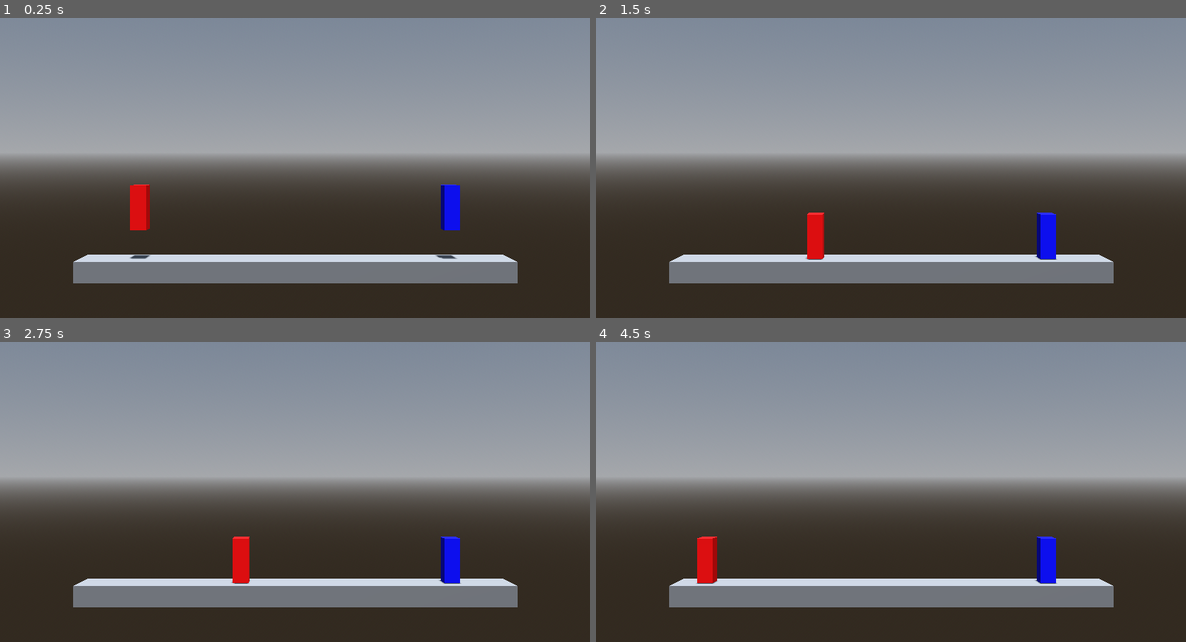
Above: before the commit, frames 1-4 (two rows, left to right).
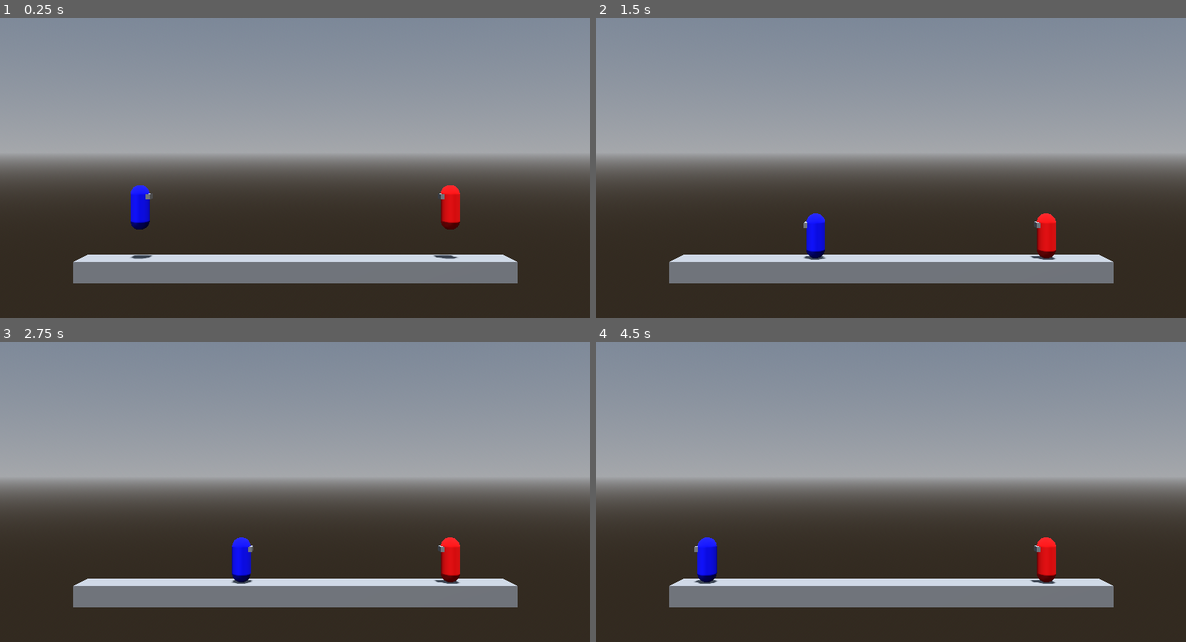
Above: after the commit, the same moments.

Repository: CocoMarck/SuperSmashTux
Game: Godot game, scene res://scenes/main.tscn
Two runs of this game, one before a commit and one after it. Both use one fixed random seed, a clock stepped at 60 frames per second and the inputs below.
Inputs:
- Up to frame 1 (0.25 s): no input
- Up to frame 2 (1.5 s): hold D 0.53-1.28 s; hold A from 1.28 s (still down)
- Up to frame 3 (2.75 s): release A at 2.03 s; hold D from 2.03 s (still down)
- Up to frame 4 (4.5 s): release D at 2.78 s; hold W 2.78-3.53 s; tap Enter at 3.5 s; hold A from 3.53 s (still down)

The runs differ from the first frame. In frame 1, 1.0% of the frame differs, in the area x 22-78%, y 55-81%; in frame 2, 1.0%; in frame 3, 1.0%; in frame 4, 1.1%, in the area x 16-79%, y 64-81%.

Commit message:
Double jump implemented in character

Diff:
--- a/prefabs/character.tscn
+++ b/prefabs/character.tscn
@@ -1,24 +1,36 @@
-[gd_scene load_steps=4 format=3 uid="uid://de4tgdk06il7y"]
+[gd_scene format=3 uid="uid://de4tgdk06il7y"]
 
-[ext_resource type="Script" path="res://scripts/character.gd" id="1_pkgsf"]
+[ext_resource type="Script" uid="uid://bpim6e053nk7s" path="res://scripts/character.gd" id="1_pkgsf"]
+[ext_resource type="Material" uid="uid://dn2jv3t2f4mog" path="res://materials/mat_blue.tres" id="2_v5mhf"]
+[ext_resource type="Material" uid="uid://d3u0maubo42gx" path="res://materials/mat_red.tres" id="3_hk8gb"]
 
-[sub_resource type="BoxMesh" id="BoxMesh_xr3lx"]
-size = Vector3(0.5, 1.42979, 0.5)
+[sub_resource type="CapsuleMesh" id="CapsuleMesh_v5mhf"]
+radius = 0.3
+height = 1.45
+
+[sub_resource type="BoxMesh" id="BoxMesh_fdm2o"]
+size = Vector3(0.3774414, 0.16884232, 0.28615934)
 
 [sub_resource type="CapsuleShape3D" id="CapsuleShape3D_ycn7k"]
-radius = 0.25
+radius = 0.3
 height = 1.45
 
-[node name="Character" type="CharacterBody3D"]
+[node name="Character" type="CharacterBody3D" unique_id=135555035]
 script = ExtResource("1_pkgsf")
+mat_player_1 = ExtResource("2_v5mhf")
+mat_player_2 = ExtResource("3_hk8gb")
 
-[node name="Pivot" type="Node3D" parent="."]
+[node name="Pivot" type="Node3D" parent="." unique_id=1810207224]
 
-[node name="CharacterMesh" type="MeshInstance3D" parent="Pivot"]
+[node name="CharacterMesh" type="MeshInstance3D" parent="Pivot" unique_id=411430807]
 transform = Transform3D(1, 0, 0, 0, 1, 0, 0, 0, 1, 0, -0.185107, 0)
-mesh = SubResource("BoxMesh_xr3lx")
+mesh = SubResource("CapsuleMesh_v5mhf")
 skeleton = NodePath("../..")
 
-[node name="CollisionShape3D" type="CollisionShape3D" parent="."]
+[node name="EyesMesh" type="MeshInstance3D" parent="Pivot" unique_id=781832674]
+transform = Transform3D(1, 0, 0, 0, 1, 0, 0, 0, 1, 0.0078125, 0.17419243, -0.21588704)
+mesh = SubResource("BoxMesh_fdm2o")
+
+[node name="CollisionShape3D" type="CollisionShape3D" parent="." unique_id=278873156]
 transform = Transform3D(1, 0, 0, 0, 1, 0, 0, 0, 1, 0, -0.181934, 0)
 shape = SubResource("CapsuleShape3D_ycn7k")
--- a/project.godot
+++ b/project.godot
@@ -16,7 +16,7 @@
 
 config/name="SuperSmashTux"
 run/main_scene="res://scenes/main.tscn"
-config/features=PackedStringArray("4.3", "Forward Plus")
+config/features=PackedStringArray("4.7", "Forward Plus")
 config/icon="res://icon.png"
 
 [dotnet]
--- a/scenes/main.tscn
+++ b/scenes/main.tscn
@@ -1,9 +1,7 @@
-[gd_scene load_steps=8 format=3 uid="uid://dkpng3ohg1ql1"]
+[gd_scene format=3 uid="uid://dkpng3ohg1ql1"]
 
 [ext_resource type="Environment" uid="uid://lit05fb87j4a" path="res://environments/env_game.tres" id="1_jpm03"]
 [ext_resource type="PackedScene" uid="uid://de4tgdk06il7y" path="res://prefabs/character.tscn" id="2_1gtf4"]
-[ext_resource type="Material" uid="uid://d3u0maubo42gx" path="res://materials/mat_red.tres" id="3_8xqmq"]
-[ext_resource type="Material" uid="uid://dn2jv3t2f4mog" path="res://materials/mat_blue.tres" id="4_gp5m7"]
 
 [sub_resource type="CameraAttributesPractical" id="CameraAttributesPractical_gl6un"]
 
@@ -13,40 +11,36 @@
 [sub_resource type="BoxMesh" id="BoxMesh_o7g8m"]
 size = Vector3(41.5372, 2, 4)
 
-[node name="Main" type="Node"]
+[node name="Main" type="Node" unique_id=1808081603]
 
-[node name="WorldEnvironment" type="WorldEnvironment" parent="."]
+[node name="WorldEnvironment" type="WorldEnvironment" parent="." unique_id=557515165]
 environment = ExtResource("1_jpm03")
 camera_attributes = SubResource("CameraAttributesPractical_gl6un")
 
-[node name="DirectionalLight3D" type="DirectionalLight3D" parent="."]
+[node name="DirectionalLight3D" type="DirectionalLight3D" parent="." unique_id=729570398]
 transform = Transform3D(0.999352, 1.13272e-08, 0.0359984, -0.0355169, 0.163008, 0.985985, -0.00586802, -0.986625, 0.162902, 0, 11.2912, 0)
 shadow_enabled = true
 
-[node name="CameraPivot" type="Marker3D" parent="."]
+[node name="CameraPivot" type="Marker3D" parent="." unique_id=1515645163]
 
-[node name="Camera3D" type="Camera3D" parent="CameraPivot"]
+[node name="Camera3D" type="Camera3D" parent="CameraPivot" unique_id=1767947065]
 transform = Transform3D(1, 0, 0, 0, 1, 0, 0, 0, 1, -0.0202149, 10.2384, 59.8373)
 fov = 30.0
 size = 25.418
 
-[node name="Ground" type="StaticBody3D" parent="."]
+[node name="Ground" type="StaticBody3D" parent="." unique_id=1443107689]
 transform = Transform3D(1, 0, 0, 0, 1, 0, 0, 0, 1, 0, -1, 0)
 
-[node name="CollisionShape3D" type="CollisionShape3D" parent="Ground"]
+[node name="CollisionShape3D" type="CollisionShape3D" parent="Ground" unique_id=1416835662]
 transform = Transform3D(1, 0, 0, 0, 1, 0, 0, 0, 1, -0.0167999, 0, 0)
 shape = SubResource("BoxShape3D_bkxvp")
 
-[node name="MeshInstance3D" type="MeshInstance3D" parent="Ground"]
+[node name="MeshInstance3D" type="MeshInstance3D" parent="Ground" unique_id=40893465]
 mesh = SubResource("BoxMesh_o7g8m")
 
-[node name="Player1" parent="." instance=ExtResource("2_1gtf4")]
+[node name="Player1" parent="." unique_id=563692053 instance=ExtResource("2_1gtf4")]
 transform = Transform3D(3, 0, 0, 0, 3, 0, 0, 0, 3, -15, 7.076, 0)
-mat_player_1 = ExtResource("3_8xqmq")
-mat_player_2 = ExtResource("4_gp5m7")
 
-[node name="Player2" parent="." instance=ExtResource("2_1gtf4")]
+[node name="Player2" parent="." unique_id=461376309 instance=ExtResource("2_1gtf4")]
 transform = Transform3D(3, 0, 0, 0, 3, 0, 0, 0, 3, 15, 7.076, 0)
 player_id = 1
-mat_player_1 = ExtResource("3_8xqmq")
-mat_player_2 = ExtResource("4_gp5m7")
--- a/scripts/character.gd
+++ b/scripts/character.gd
@@ -2,6 +2,9 @@
 
 # Enumeracion de IDs posibles de jugadores.
 enum PlayerId { PLAYER_1, PLAYER_2 }
+
+# Constantes del script.
+const MAX_JUMPS = 2
 
 # Propiedades publicas del script.
 @export var player_id : PlayerId
@@ -13,14 +16,18 @@
 
 # Propiedades privadas del script.
 var target_velocity = Vector3.ZERO
+var jump_count = 0
+var was_jumping = false
 
 func _ready() -> void:
-	# Cambiar el color del jugador dependiendo su ID.
+	# Inicializar el color y direccion del jugador dependiendo su ID.
 	match player_id:
 		PlayerId.PLAYER_1:
 			$Pivot/CharacterMesh.material_override = mat_player_1
+			$Pivot.basis = Basis.looking_at(Vector3.RIGHT)
 		PlayerId.PLAYER_2:
 			$Pivot/CharacterMesh.material_override = mat_player_2
+			$Pivot.basis = Basis.looking_at(Vector3.LEFT)
 
 # Funcion de procesamiento de fisicas. Tambien tiene metido el movimiento.
 func _physics_process(delta):
@@ -30,31 +37,40 @@
 	# Direcciones de movimiento y salto según el Id de jugador.
 	match player_id:
 		PlayerId.PLAYER_1:
-			if Input.is_key_pressed(KEY_D): # Derecha J1
+			if Input.is_physical_key_pressed(KEY_D): # Derecha J1
 				direction.x += 1
-			if Input.is_key_pressed(KEY_A): # Izquierda J1
+			if Input.is_physical_key_pressed(KEY_A): # Izquierda J1
 				direction.x -= 1
-			is_jumping = Input.is_key_pressed(KEY_W) # Salto J1
+			is_jumping = Input.is_physical_key_pressed(KEY_W) # Salto J1
 		PlayerId.PLAYER_2:
-			if Input.is_key_pressed(KEY_RIGHT): # Derecha J2
+			if Input.is_physical_key_pressed(KEY_RIGHT): # Derecha J2
 				direction.x += 1
-			if Input.is_key_pressed(KEY_LEFT): # Izquierda J2
+			if Input.is_physical_key_pressed(KEY_LEFT): # Izquierda J2
 				direction.x -= 1
-			is_jumping = Input.is_key_pressed(KEY_UP) # Salto J2
+			is_jumping = Input.is_physical_key_pressed(KEY_UP) # Salto J2
 
-	# Mover direccion visual plaeyer.
+	# Mover direccion visual player.
 	if direction != Vector3.ZERO:
 		direction = direction.normalized()
 		$Pivot.basis = Basis.looking_at(direction)
 
-	# Volocidad en terra.
+	# Calcular velocidad en tierra.
 	target_velocity.x = direction.x * speed
 
-	# Aplicar gravedad o impulso de salto segun el caso.
-	if not is_on_floor():
+	# Detectar si la tecla de salto se acaba de presionar.
+	var jump_pressed = is_jumping and not was_jumping
+	was_jumping = is_jumping
+
+	# Aplicar salto/doble salto o gravedad segun el caso.
+	if jump_pressed and jump_count < MAX_JUMPS:
+		target_velocity.y = jump_impulse
+		jump_count += 1
+	elif not is_on_floor():
 		target_velocity.y -= fall_acceleration * delta
-	elif is_jumping:
-		target_velocity.y = jump_impulse
+
+	# Reiniciar el contador de saltos al aterrizar.
+	if is_on_floor() and not jump_pressed:
+		jump_count = 0
 
 	# Aplicar movimiento del personaje.
 	velocity = target_velocity
Not shown: 1 places in environments/env_game.tres that only renumber resources
Not shown, changed: icon.png.import
Not shown, added: scripts/character.gd.uid
